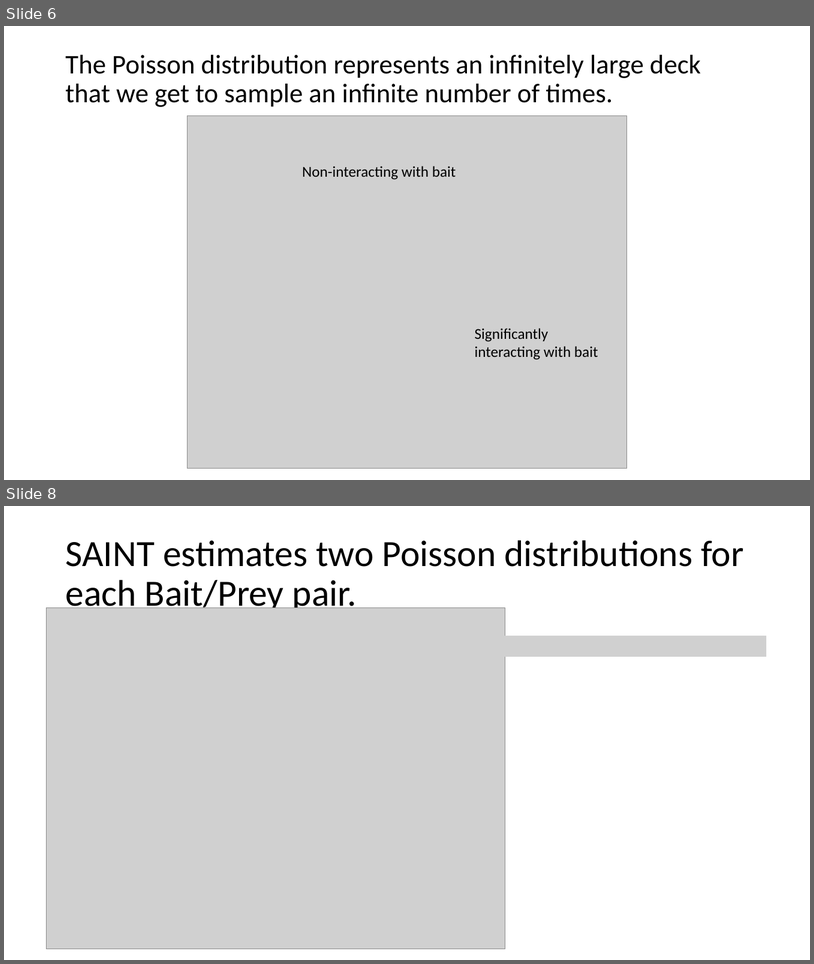
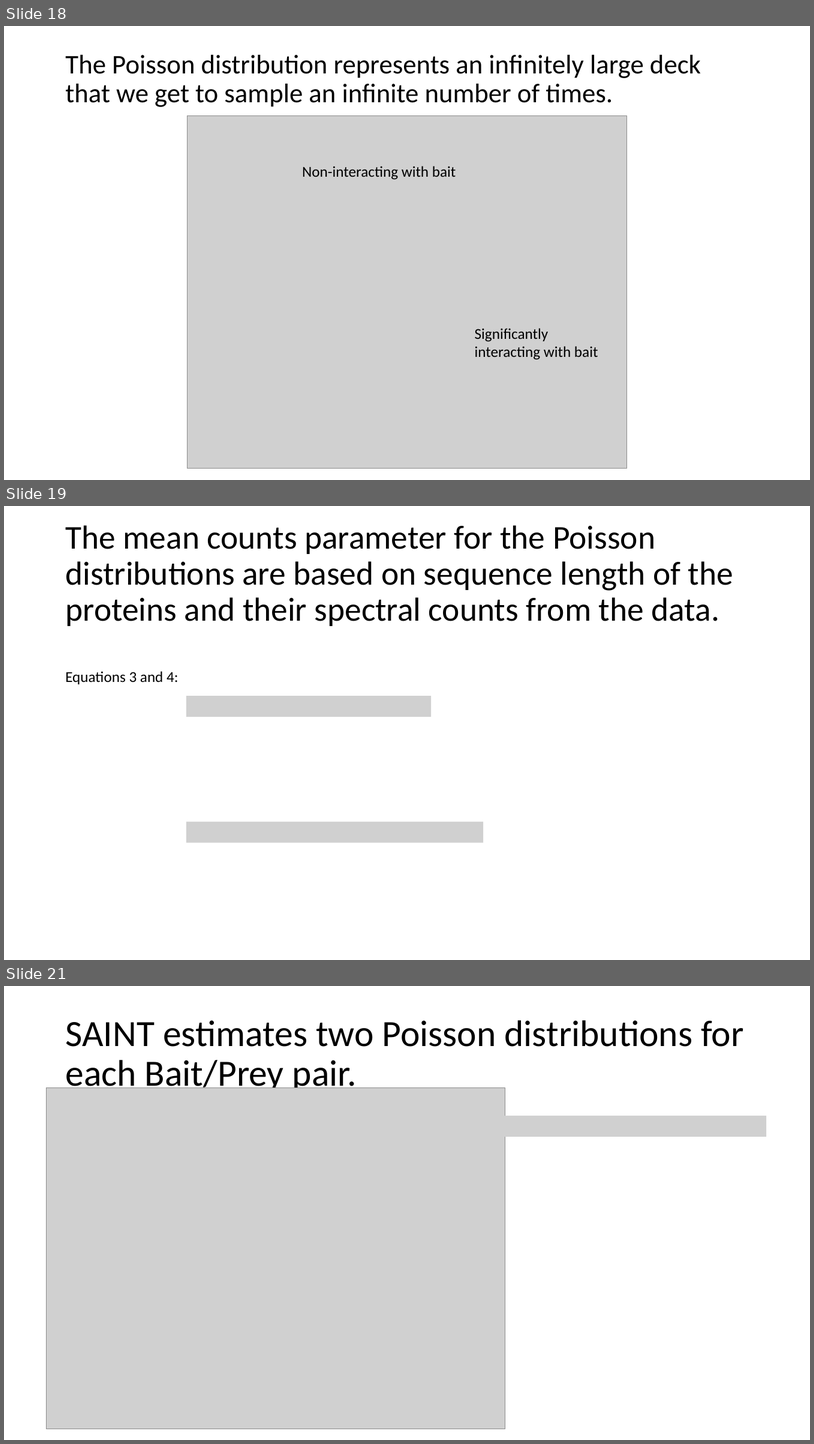
Before and after one commit to plutzer/majlab, a slide deck: SAINT-JC.pptx. Shown one above the other, each under a label of ours: slides 6 and 8 before the commit, slides 18, 19 and 21 after it; the slides between them are not shown. The pictures are 814x964 and 814x1444 pixels, drawn with LibreOffice and Linux fonts; fonts in the diff are those of the drawing; grey boxes stand for pictures. Boxes give left, top, right and bottom in pixels: in the first picture for what was removed or moved away, otherwise in the second. Text is boxed around its words. In the diff, an @@ line names an element or a change of style, - is before the commit and + after.

```diff
--- a/SAINT-JC.pptx
+++ b/SAINT-JC.pptx
@@ slide 19 added at (4,506,810,960), background #FFFFFF @@
@@ title added at (65,525,734,626), 39.6 pt, text #000000 @@
+The mean counts parameter for the Poisson distributions are based on sequence length of the proteins and their spectral counts from the data.
@@ text added at (65,671,178,684), 18 pt, text #000000 @@
+Equations 3 and 4:
@@ picture added at (186,696,431,717) @@
@@ picture added at (186,821,483,843) @@
@@ what was slide 6 is now slide 18 @@
@@ what was slide 8 is now slide 21 @@
```
Also in this commit, not shown: 6 slides changed, 28 other slides added.
